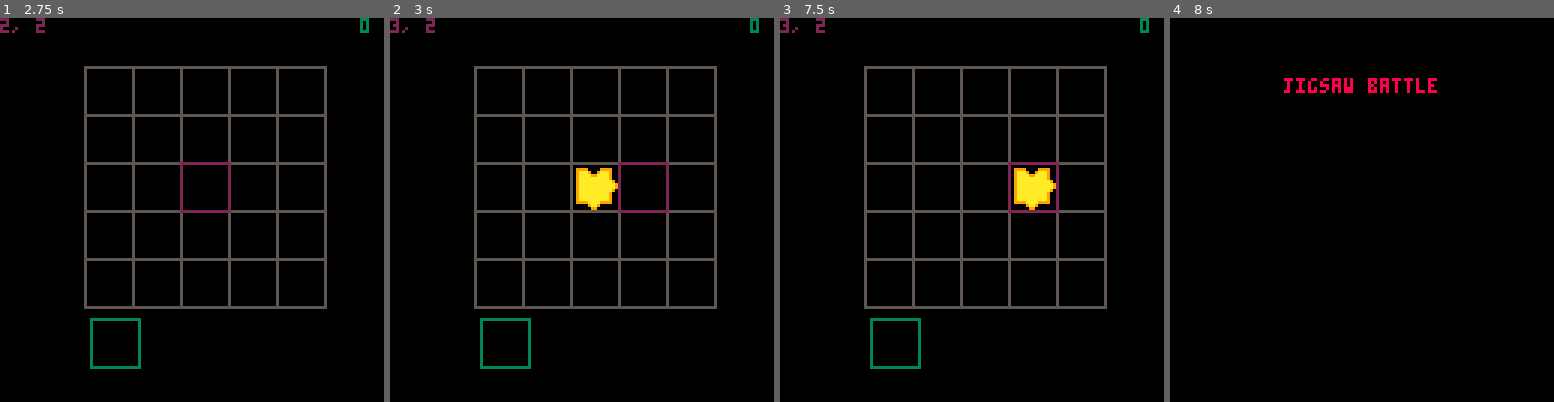
Above: before the commit, frames 1-4 (left to right).
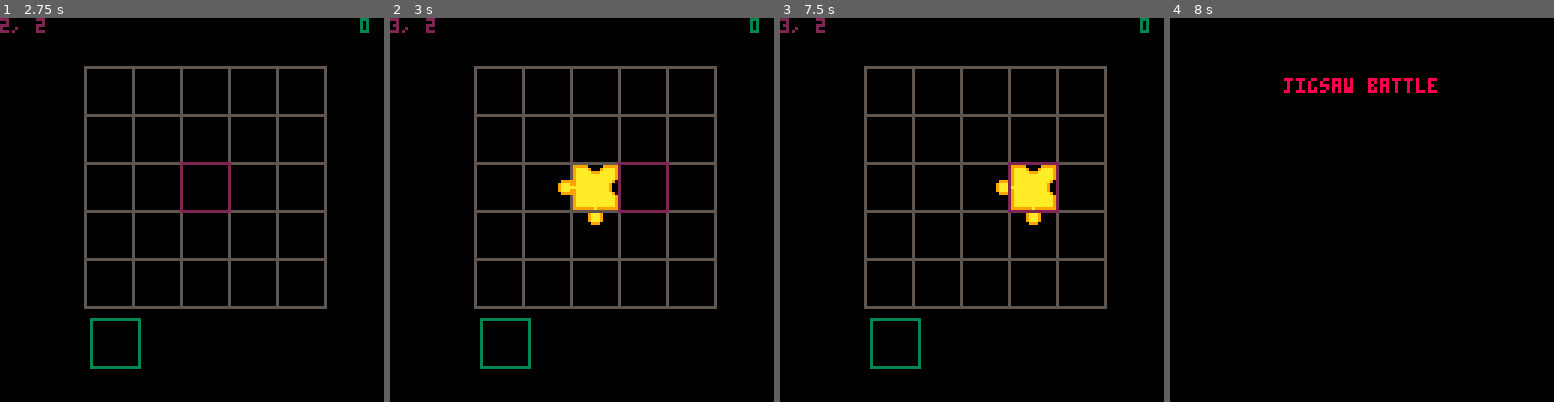
Above: after the commit, the same moments.

Repository: FelixEder/jigsaw-battle
Game: PICO-8 cartridge jigsaw-battle.p8
Same seed, same stepped clock (60 frames per second), same inputs: the game is played once before the commit and once after it.
Inputs:
- Up to frame 1 (2.75 s): tap O (Z key) at 0.33, 0.7, 1.43, 2.22 s; tap X (X key) at 1.07, 2.07, 2.4, 2.73 s; hold Left 1.97-2.37 s; hold Down from 2.42 s (still down)
- Up to frame 2 (3 s): release Down at 2.82 s; hold Right from 2.87 s (still down)
- Up to frame 3 (7.5 s): tap X (X key) every 0.33 s from 3.07 to 7.4 s; tap O (Z key) every 0.88 s from 3.1 to 6.63 s; release Right at 3.53 s; hold Up 3.58-4.08 s; hold Right 4.13-4.53 s; hold Down 4.58-5.08 s; hold Left 5.13-5.8 s; hold Up 5.85-6.18 s; hold Left 6.23-6.63 s; hold Down 6.68-7.08 s; hold Right from 7.13 s (still down)
- Up to frame 4 (8 s): tap O (Z key) at 7.52 s; tap X (X key) at 7.73 s; release Right at 7.8 s; hold Up from 7.85 s (still down)

Frame 1 is identical in both runs. In frame 2, 0.9% of the frame differs, in the area x 43-60%, y 38-54%; in frame 3, 0.9%; in frame 4, nothing differs.

Commit message:
render jigsaw puzzle

Diff:
--- a/jigsaw-battle.p8
+++ b/jigsaw-battle.p8
@@ -33,17 +33,54 @@
 -- 1 = knob
 function create_random_jigsaw()
 	return {
-		top = 1,
-		left = 0,
+		top = -1,
+		left = 1,
 		right = -1,
-		bottom = 0
+		bottom = 1
 		}
 end
 
 function render_jigsaw_at(jigsaw, x, y)
 			local sx = ox + x*cell_size
 			local sy = oy + y*cell_size
-			spr(0,sx,sy, 2, 2)
+
+			-- draw with all sockets
+			sspr(0, 0, 16, 16, sx, sy)
+
+			local edge_sprites = {
+			 top = {
+			   knob = {16, 0, 8, 8},
+			   straight = {24, 0, 8, 8}
+			 },
+			 bottom = {
+			   knob = {16, 8, 8, 8},
+			   straight = {24, 8, 8, 8}
+			 },
+			 left = {
+			   knob = {32, 0, 8, 8},
+			   straight = {40, 0, 8, 8}
+			 },
+			 right = {
+			   knob = {32, 8, 8, 8},
+			   straight = {40, 8, 8, 8}
+			 }
+			}
+
+			local function draw_edge(edge, offset_x, offset_y)
+				if jigsaw[edge] != -1 then
+					local typ = jigsaw[edge] == 1 and "knob" or "straight"
+					local e = edge_sprites[edge][typ]
+					-- render the socket/knob
+					-- with offset onto the
+					-- existing base
+					sspr(e[1], e[2], e[3], e[4], sx + offset_x, sy + offset_y)
+				end
+			end
+
+			draw_edge("top", 5, -4)
+			draw_edge("bottom", 5, 13)
+			draw_edge("left", -4, 4)
+			draw_edge("right", 13, 4)
 end
 
 -->8
@@ -182,148 +219,148 @@
 	print(txt, 64 - #txt*2, y, c)
 end
 __gfx__
-00000000000000000000000000000000000000000000000000000000000000000000000000000000000000000000000000000000000000000000000000000000
-00000000000000000000000000000000000000000000000000000000000000000000000000000000000000000000000000000000000000000000000000000000
-00999900009999000000000000000000000000000000000000000000000000000000000000000000000000000000000000000000000000000000000000000000
-009aaa9009aaa9000000000000000000000000000000000000000000000000000000000000000000000000000000000000000000000000000000000000000000
-009aaaa99aaaa9000000000000000000000000000000000000000000000000000000000000000000000000000000000000000000000000000000000000000000
-009aaaaaaaaaa9000000000000000000000000000000000000000000000000000000000000000000000000000000000000000000000000000000000000000000
-009aaaaaaaaaaa900000000000000000000000000000000000000000000000000000000000000000000000000000000000000000000000000000000000000000
-009aaaaaaaaaaaa90000000000000000000000000000000000000000000000000000000000000000000000000000000000000000000000000000000000000000
-009aaaaaaaaaaaa90000000000000000000000000000000000000000000000000000000000000000000000000000000000000000000000000000000000000000
-009aaaaaaaaaaa900000000000000000000000000000000000000000000000000000000000000000000000000000000000000000000000000000000000000000
-009aaaaaaaaaa9000000000000000000000000000000000000000000000000000000000000000000000000000000000000000000000000000000000000000000
-009aaaaaaaaaa9000000000000000000000000000000000000000000000000000000000000000000000000000000000000000000000000000000000000000000
-009aaaaaaaaaa9000000000000000000000000000000000000000000000000000000000000000000000000000000000000000000000000000000000000000000
-009999aaaa9999000000000000000000000000000000000000000000000000000000000000000000000000000000000000000000000000000000000000000000
-0000009aa90000000000000000000000000000000000000000000000000000000000000000000000000000000000000000000000000000000000000000000000
-00000009900000000000000000000000000000000000000000000000000000000000000000000000000000000000000000000000000000000000000000000000
-…(129 lines of a section not shown)…
+00000000000000000099900000000000000009aa000009aa00000000000000000000000000000000000000000000000000000000000000000000000000000000
+099999000009999909aaa90000000000000009aa000009aa00000000000000000000000000000000000000000000000000000000000000000000000000000000
+09aaaa90009aaaa909aaa90000000000099999aa000009aa00000000000000000000000000000000000000000000000000000000000000000000000000000000
+09aaaaa999aaaaa909aaa900000000009aaa99aa000009aa00000000000000000000000000000000000000000000000000000000000000000000000000000000
+09aaaaaaaaaaaaa9099a9900000000009aaaaaaa000009aa00000000000000000000000000000000000000000000000000000000000000000000000000000000
+09aaaaaaaaaaaaa9999a9999999999999aaa99aa000009aa00000000000000000000000000000000000000000000000000000000000000000000000000000000
+009aaaaaaaaaaa90aaaaaaaaaaaaaaaa099999aa000009aa00000000000000000000000000000000000000000000000000000000000000000000000000000000
+0009aaaaaaaaa900aaaaaaaaaaaaaaaa000009aa000009aa00000000000000000000000000000000000000000000000000000000000000000000000000000000
+0009aaaaaaaaa900aaaaaaaaaaaaaaaaaa900000aa90000000000000000000000000000000000000000000000000000000000000000000000000000000000000
+0009aaaaaaaaa900aaaaaaaaaaaaaaaaaa900000aa90000000000000000000000000000000000000000000000000000000000000000000000000000000000000
+009aaaaaaaaaaa90999a999999999999aa999990aa90000000000000000000000000000000000000000000000000000000000000000000000000000000000000
+09aaaaaaaaaaaaa9099a990000000000aa99aaa9aa90000000000000000000000000000000000000000000000000000000000000000000000000000000000000
+09aaaaaaaaaaaaa909aaa90000000000aaaaaaa9aa90000000000000000000000000000000000000000000000000000000000000000000000000000000000000
+09aaaaa999aaaaa909aaa90000000000aa99aaa9aa90000000000000000000000000000000000000000000000000000000000000000000000000000000000000
+09aaaa90009aaaa909aaa90000000000aa999990aa90000000000000000000000000000000000000000000000000000000000000000000000000000000000000
+09999900000999990099900000000000aa900000aa90000000000000000000000000000000000000000000000000000000000000000000000000000000000000
+…(129 lines of a section not shown)…
